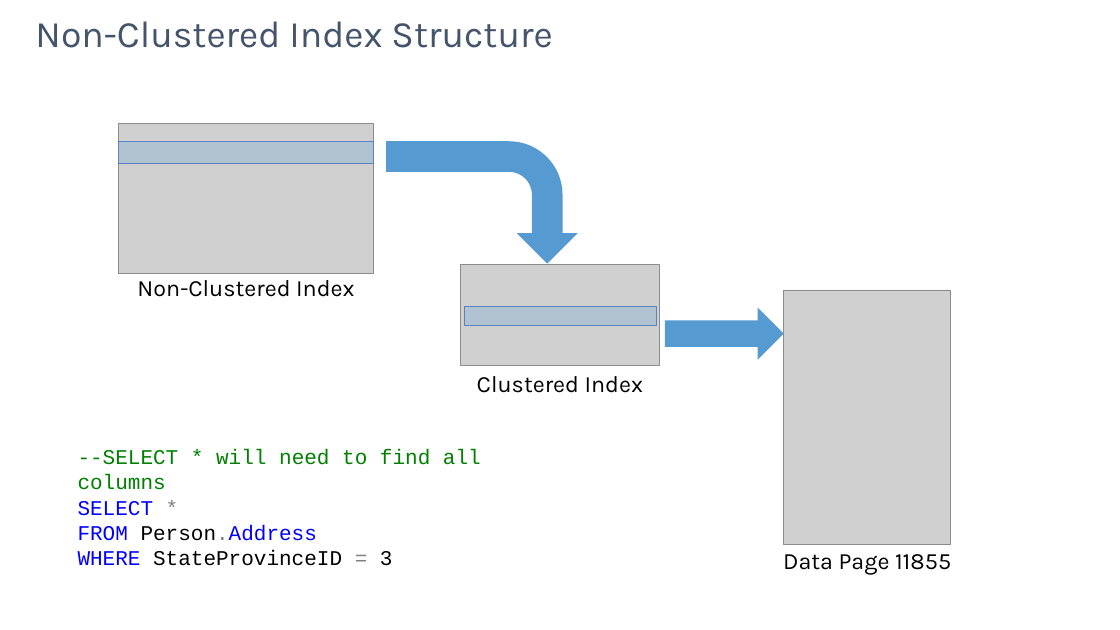
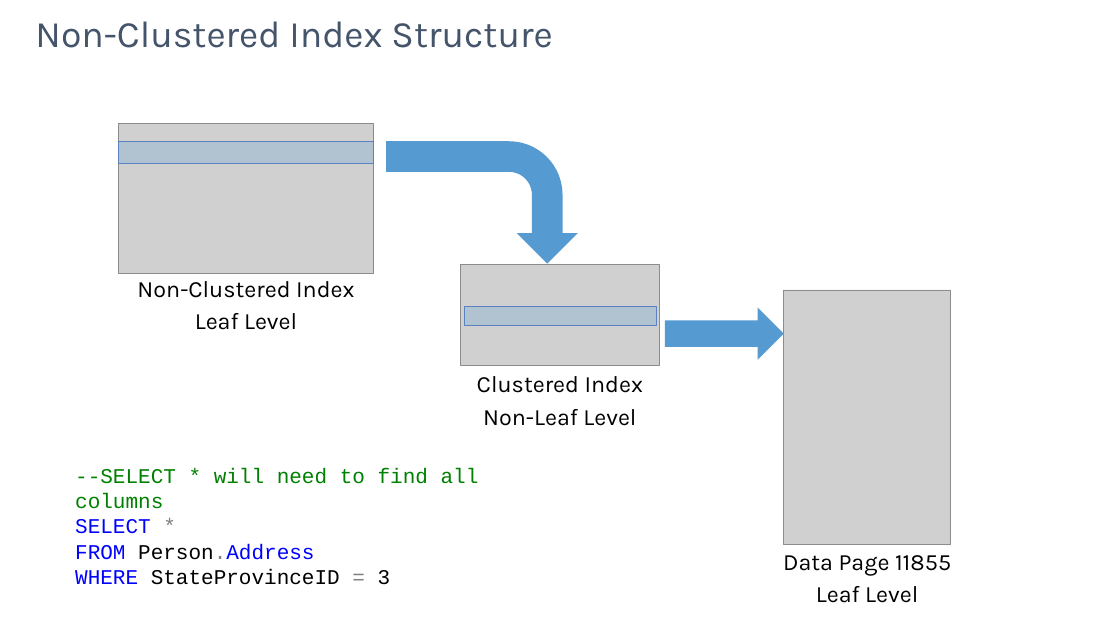
Before and after one commit to SQLMCT/SQL_Saturday, a slide deck: slide 8 of Indexing/JD_NCI_2023.pptx (slide 7 before the commit). Drawn at 1120x630 pixels with LibreOffice and Linux fonts; fonts in the diff are those of the drawing; grey boxes stand for pictures; background and template pictures are left out. Boxes give left, top, right and bottom in pixels: in the first picture for what was removed or moved away, otherwise in the second. Text is boxed around its words. In the diff, an @@ line names an element or a change of style, - is before the commit and + after.

```diff
--- a/Indexing/JD_NCI_2023.pptx
+++ b/Indexing/JD_NCI_2023.pptx
@@ text at [195,313,297,330]: paragraph added @@
+Leaf Level
@@ text at [483,409,636,426]: paragraph added @@
+Non-Leaf Level
@@ text "--SELECT * will need to ...": place and size @@
-text "--SELECT * will need to ..." at [78,449,481,566]
+text "--SELECT * will need to ..." at [75,468,479,585]
@@ text at [816,586,918,603]: paragraph added @@
+Leaf Level
```
Also in this commit, not shown: 1 slide added.
